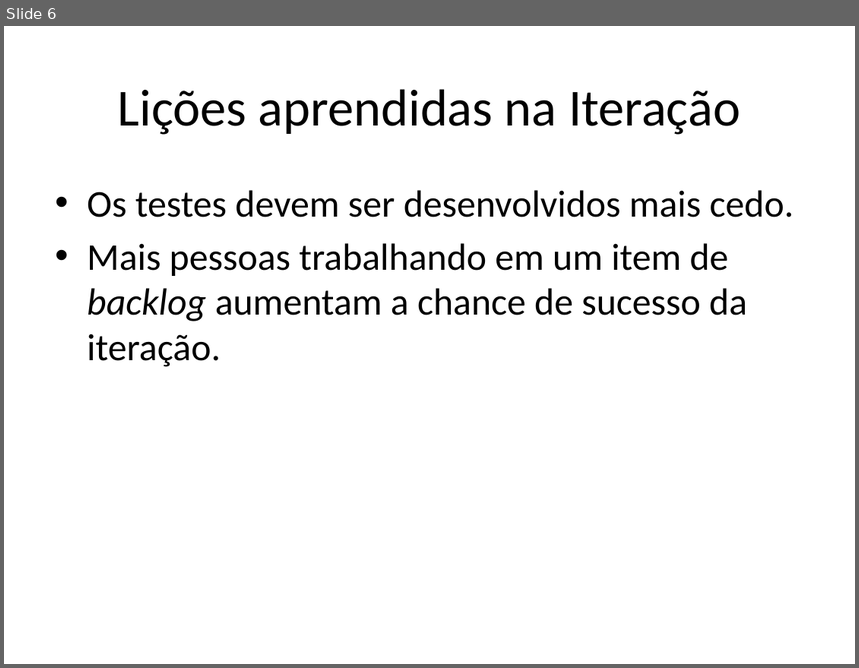
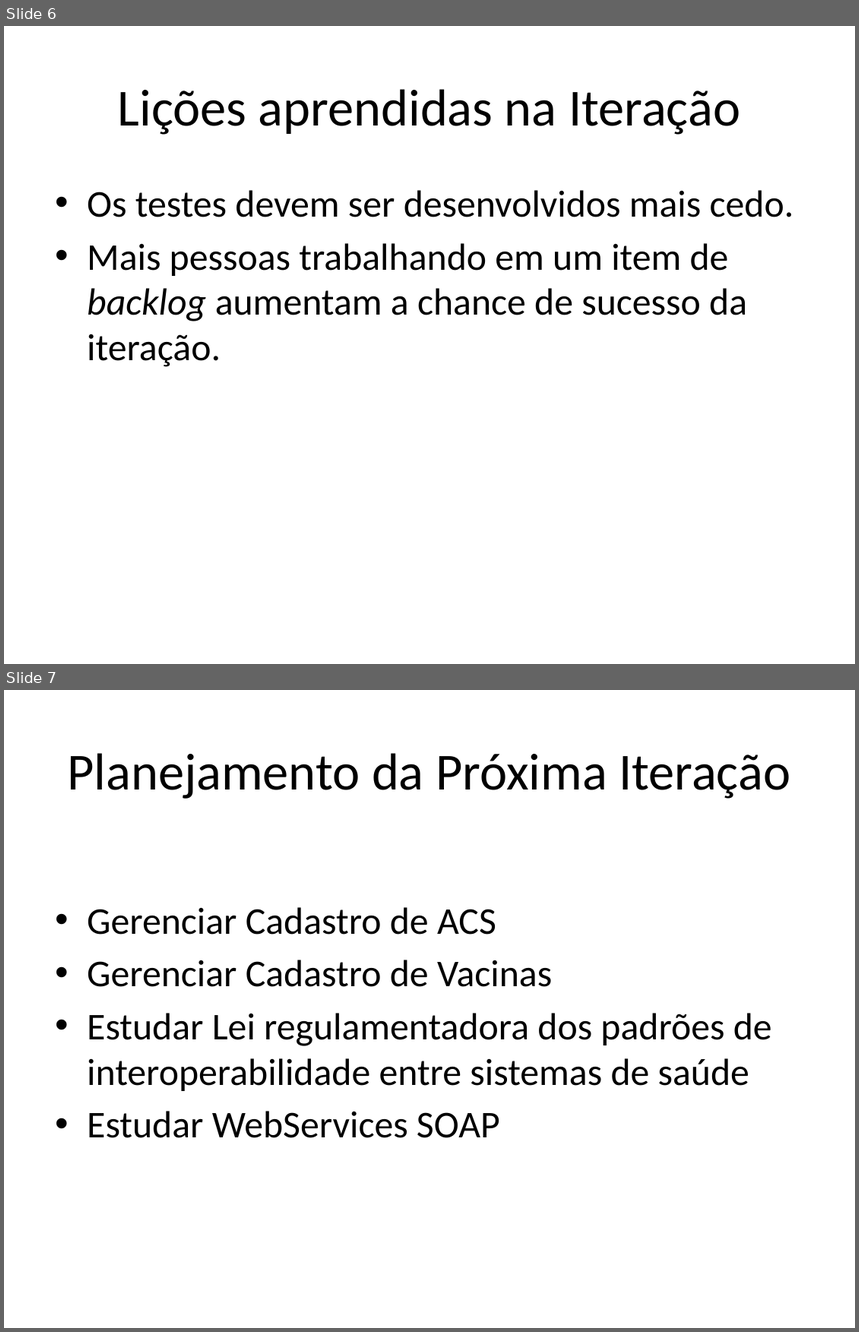
Before and after one commit to IndyPaula/InfoSaude, a slide deck: Projeto-InfoSaude-Vacinador_e_ACS/002-Acompanhamento/RAP-Avaliacao_de_Qualidade/RAP-4_Avaliacao_de_Qualidade/RAP-Apresentacao_Resultados_Iteracao-IV.pptx. Shown one above the other, each under a label of ours: slide 6 before the commit, slides 6 and 7 after it. The pictures are 859x668 and 859x1332 pixels, drawn with LibreOffice and Linux fonts; fonts in the diff are those of the drawing. Boxes give left, top, right and bottom in pixels: in the first picture for what was removed or moved away, otherwise in the second. Text is boxed around its words. In the diff, an @@ line names an element or a change of style, - is before the commit and + after.

```diff
--- a/Projeto-InfoSaude-Vacinador_e_ACS/002-Acompanhamento/RAP-Avaliacao_de_Qualidade/RAP-4_Avaliacao_de_Qualidade/RAP-Apresentacao_Resultados_Iteracao-IV.pptx
+++ b/Projeto-InfoSaude-Vacinador_e_ACS/002-Acompanhamento/RAP-Avaliacao_de_Qualidade/RAP-4_Avaliacao_de_Qualidade/RAP-Apresentacao_Resultados_Iteracao-IV.pptx
@@ slide 7 added at bbox=[4, 690, 855, 1328], background #FFFFFF @@
@@ title added at bbox=[67, 753, 791, 799], 44 pt, text #000000 @@
+Planejamento da Próxima Iteração
@@ text added at bbox=[87, 907, 772, 1138], 32 pt, text #000000 @@
+• Gerenciar Cadastro de ACS
+• Gerenciar Cadastro de Vacinas
+• Estudar Lei regulamentadora dos padrões de interoperabilidade entre sistemas de saúde
+• Estudar WebServices SOAP
```
Also in this commit, not shown: 2 slides changed.
